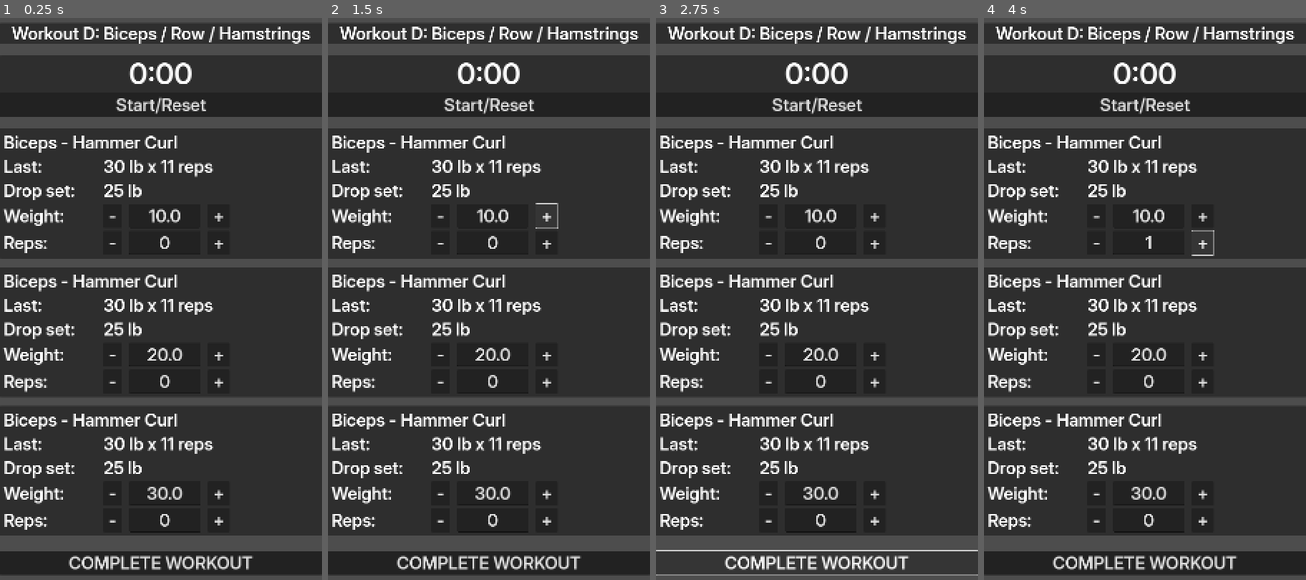
Above: before the commit, frames 1-4 (left to right).
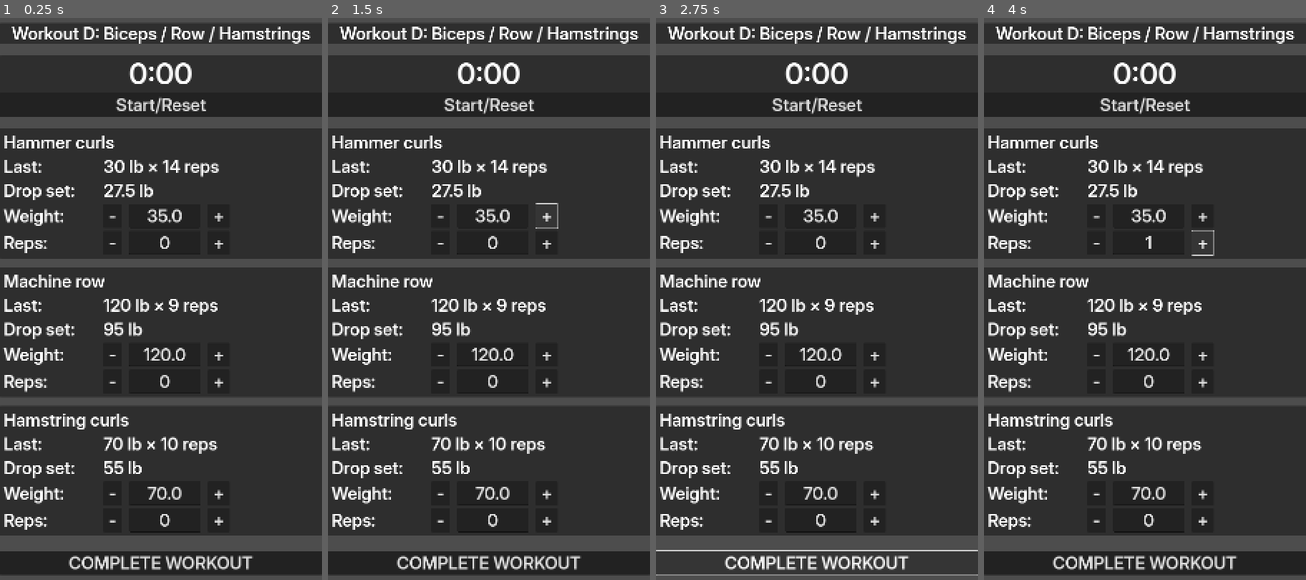
Above: after the commit, the same moments.

Repository: DanielMcPherson/workout-tracker
Game: Godot game, scene res://main.tscn
The game is run twice, just before and just after one commit, with the same random seed, the same clock (stepped at 60 frames per second) and the same inputs.
Inputs:
- Up to frame 1 (0.25 s): no input
- Up to frame 2 (1.5 s): click "-" at 0.5 s; click "+" at 1.25 s
- Up to frame 3 (2.75 s): click "COMPLETE WORKOUT" at 2 s
- Up to frame 4 (4 s): click "-" at 2.75 s; click "+" at 3.5 s

The runs differ from the first frame. In frame 1, 4.1% of the frame differs, in the area x 1-68%, y 20-86%; in frame 2, 4.1%; in frame 3, 4.1%; in frame 4, 4.1%.

Commit message:
Other functions for exercise details

Diff:
--- a/exercise_panel.gd
+++ b/exercise_panel.gd
@@ -3,10 +3,15 @@
 @export var weight_step: float = 2.5
 @export var min_weight: float = 0.0
 @export var max_weight: float = 999.9
+@export var drop_set_factor: float = 0.80	# 80% of working weight
 
 @export var reps_step: int = 1
 @export var min_reps: int = 0
 @export var max_reps: int = 50
+
+@onready var title_label: Label = $ContentMargin/VBoxContainer/TitleLabel
+@onready var last_value: Label = $ContentMargin/VBoxContainer/GridContainer/LastValue
+@onready var drop_value_label: Label = $ContentMargin/VBoxContainer/GridContainer/DropValueLabel
 
 @onready var weight_line_edit: LineEdit = $ContentMargin/VBoxContainer/GridContainer/WeightHBox/WeightLineEdit
 @onready var reps_line_edit: LineEdit = $ContentMargin/VBoxContainer/GridContainer/RepsHBox/RepsLineEdit
@@ -28,6 +33,17 @@
 	set_reps(get_reps())
 
 
+func set_exercise_name(exercise_name: String) -> void:
+	title_label.text = exercise_name
+
+func set_last(weight: float, reps: int) -> void:
+	# Example format: "30 lb × 11 reps"
+	var w := "%.1f" % weight
+	if abs(weight - int(weight)) < 0.001:
+		w = str(int(weight))	# drop trailing .0
+	last_value.text = "%s lb × %d reps" % [w, reps]
+
+
 # Weight functions
 func get_weight() -> float:
 	var txt := weight_line_edit.text.strip_edges()
@@ -40,12 +56,29 @@
 	value = clamp(value, min_weight, max_weight)
 	# Format; keep as plain number, you can decide decimals:
 	weight_line_edit.text = str(value)
+	_update_drop_set(value)
 
 func _on_weight_down_pressed() -> void:
 	set_weight(get_weight() - weight_step)
 
 func _on_weight_up_pressed() -> void:
 	set_weight(get_weight() + weight_step)
+
+func _update_drop_set(weight: float) -> void:
+	# Calculate raw drop-set weight
+	var drop := weight * drop_set_factor
+	# Round to nearest weight_step
+	var step := weight_step
+	drop = round(drop / step) * step
+	# Clamp so we don't show negative or weird values
+	drop = clamp(drop, min_weight, max_weight)
+	# Format for display (drop trailing .0)
+	var text := ""
+	if abs(drop - int(drop)) < 0.001:
+		text = str(int(drop))
+	else:
+		text = "%.1f" % drop
+	drop_value_label.text = text + " lb"
 
 # Reps functions
 func get_reps() -> int:
--- a/main.gd
+++ b/main.gd
@@ -11,11 +11,17 @@
 func _ready() -> void:
 	complete_button.pressed.connect(_on_complete_button_pressed)
 	# Test setting weights
-	exercise1.set_weight(10)
-	exercise2.set_weight(20)
-	exercise3.set_weight(30)
+	exercise1.set_exercise_name("Hammer curls")
+	exercise1.set_last(30, 14)
+	exercise1.set_weight(35)
+	exercise2.set_exercise_name("Machine row")
+	exercise2.set_last(120, 9)
+	exercise2.set_weight(120)
+	exercise3.set_exercise_name("Hamstring curls")
+	exercise3.set_last(70, 10)
+	exercise3.set_weight(70)
 
 
 func _on_complete_button_pressed() -> void:
 	print("Complete Workout")
-	print(exercise1.get_weight())
+	print("%s lb × %d reps" % [exercise1.get_weight(), exercise1.get_reps()])
